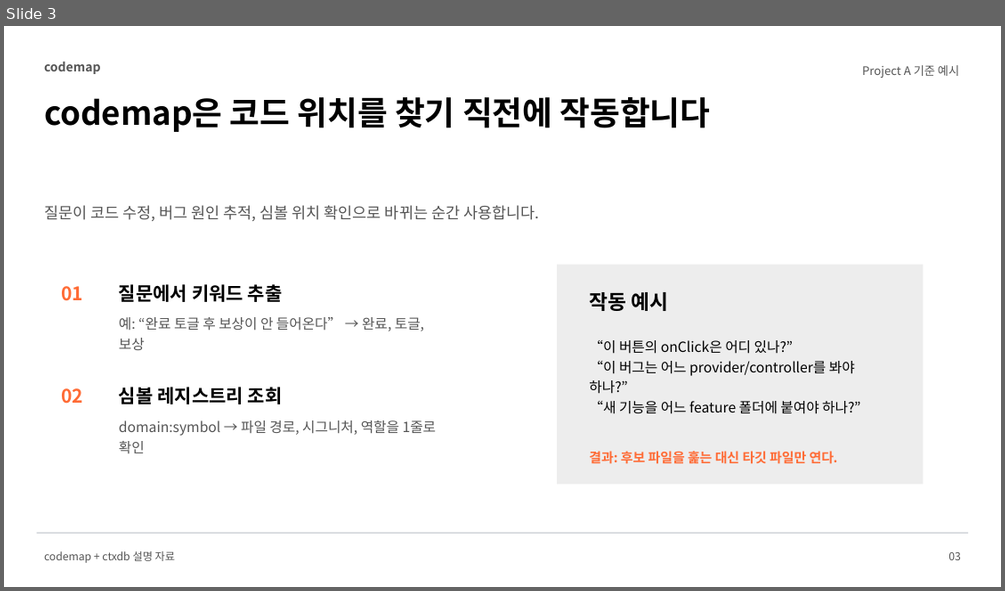
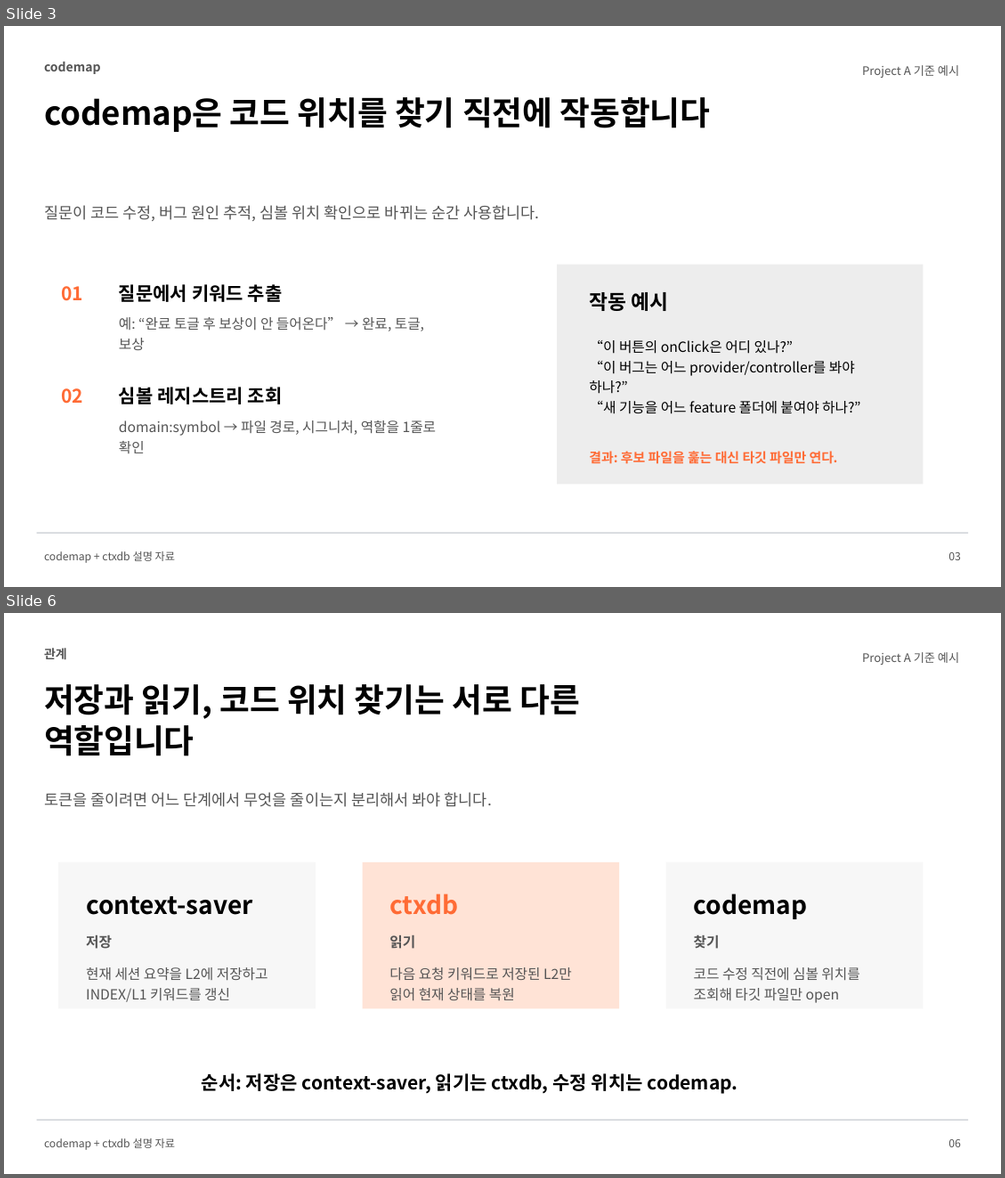
Before and after one commit to LigoSoo/pawpad, a slide deck: outputs/codemap-ctxdb-token-simulation.pptx. Shown one above the other, each under a label of ours: slide 3 before the commit, slides 3 and 6 after it; the slides between them are not shown. The pictures are 1005x591 and 1005x1178 pixels, drawn with LibreOffice and Linux fonts; fonts in the diff are those of the drawing. Boxes give left, top, right and bottom in pixels: in the first picture for what was removed or moved away, otherwise in the second. Text is boxed around its words. In the diff, an @@ line names an element or a change of style, - is before the commit and + after.

Commit message:
docs: clarify ctxdb saver workflow

```diff
--- a/outputs/codemap-ctxdb-token-simulation.pptx
+++ b/outputs/codemap-ctxdb-token-simulation.pptx
@@ slide 6 added at [4, 613, 1001, 1174], background #FFFFFF @@
@@ text added at [44, 648, 67, 659], 12 pt, text #555555, bold @@
+관계
@@ text added at [862, 652, 959, 665], 11.2 pt, text #555555 @@
+Project A 기준 예시
@@ text added at [44, 684, 580, 756], 31.5 pt, text #000000, bold @@
+저장과 읽기, 코드 위치 찾기는 서로 다른 역할입니다
@@ text added at [44, 792, 493, 807], 15 pt, text #555555 @@
+토큰을 줄이려면 어느 단계에서 무엇을 줄이는지 분리해서 봐야 합니다.
@@ rectangle added at [58, 862, 316, 1008], fill #F7F7F7 @@
@@ rectangle added at [362, 862, 619, 1008], fill #FFE3D6 @@
@@ rectangle added at [666, 862, 923, 1008], fill #F7F7F7 @@
@@ text added at [86, 896, 252, 915], 24 pt, text #000000, bold @@
+context-saver
@@ text added at [390, 893, 459, 915], 24 pt, text #FF6B35, bold @@
+ctxdb
@@ text added at [694, 893, 807, 919], 24 pt, text #000000, bold @@
+codemap
@@ text added at [86, 935, 112, 949], 13.5 pt, text #555555, bold @@
+저장
@@ text added at [389, 935, 415, 949], 13.5 pt, text #555555, bold @@
+읽기
@@ text added at [694, 935, 720, 949], 13.5 pt, text #555555, bold @@
+찾기
@@ text added at [86, 967, 268, 1002], 13.5 pt, text #555555 @@
+현재 세션 요약을 L2에 저장하고 INDEX/L1 키워드를 갱신
@@ text added at [389, 967, 572, 1001], 13.5 pt, text #555555 @@
+다음 요청 키워드로 저장된 L2만 읽어 현재 상태를 복원
@@ text added at [694, 967, 859, 1003], 13.5 pt, text #555555 @@
+코드 수정 직전에 심볼 위치를 조회해 타깃 파일만 open
@@ text added at [202, 1073, 738, 1094], 18 pt, text #000000, bold @@
+순서: 저장은 context-saver, 읽기는 ctxdb, 수정 위치는 codemap.
@@ rectangle added at [37, 1119, 969, 1120], fill #B8BCC4 @@
@@ text added at [44, 1138, 175, 1150], 10.5 pt, text #555555 @@
+codemap + ctxdb 설명 자료
@@ text added at [948, 1139, 961, 1147], 10.5 pt, text #555555 @@
+06
```
Also in this commit, not shown: 4 slides changed, 2 other slides added, 2 slides removed, 1 other file.
